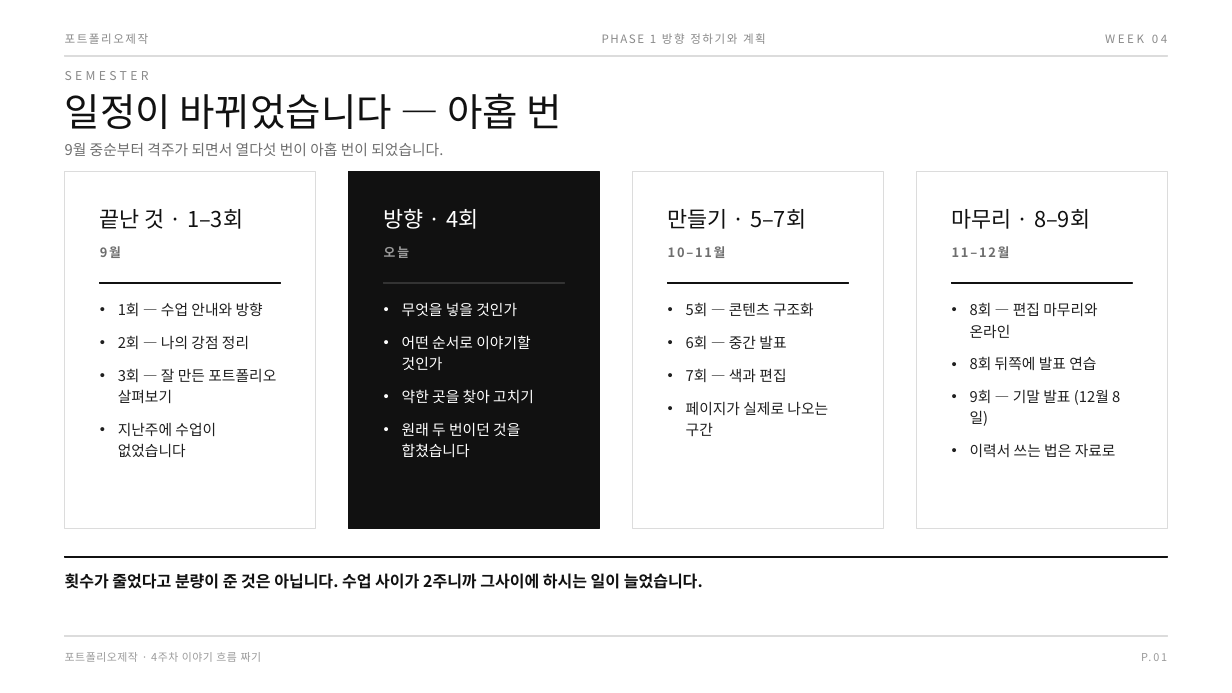
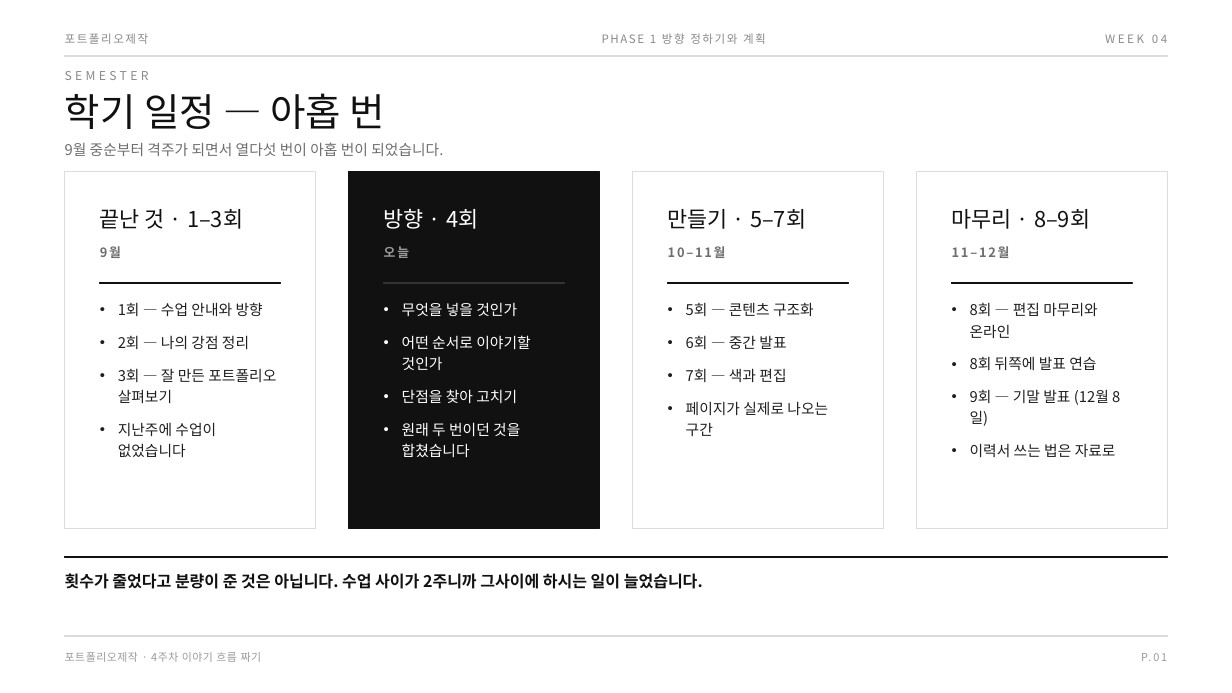
Before and after one commit to design-eng/MIN.D, a slide deck: slide 2 of dist/weeks-포트폴리오제작/포트폴리오제작_04주차_이야기흐름짜기.pptx. Drawn at 1232x693 pixels with LibreOffice and Linux fonts; fonts in the diff are those of the drawing. Boxes give left, top, right and bottom in pixels: in the first picture for what was removed or moved away, otherwise in the second. Text is boxed around its words. In the diff, an @@ line names an element or a change of style, - is before the commit and + after.

```diff
--- a/dist/weeks-포트폴리오제작/포트폴리오제작_04주차_이야기흐름짜기.pptx
+++ b/dist/weeks-포트폴리오제작/포트폴리오제작_04주차_이야기흐름짜기.pptx
@@ text at (65, 93, 385, 129): text changed @@
-일정이 바뀌었습니다 — 아홉 번
+학기 일정 — 아홉 번
@@ text at (402, 389, 517, 403): text changed @@
-• 약한 곳을 찾아 고치기
+• 단점을 찾아 고치기
```
Also in this commit, not shown: 4 other slides changed, 12 other files.
